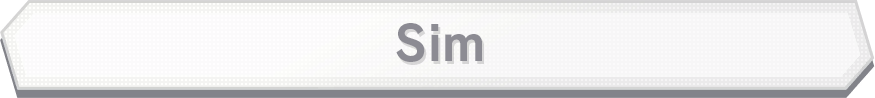
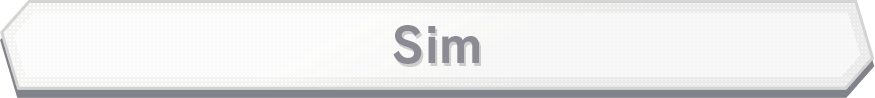
The second 875×98 image is a revision of the first. Changes to its layers:
added layer "Sim V2 Centralizado" above "Sim" over [393, 25, 479, 64]
hid "Sim" over [396, 23, 482, 62]
